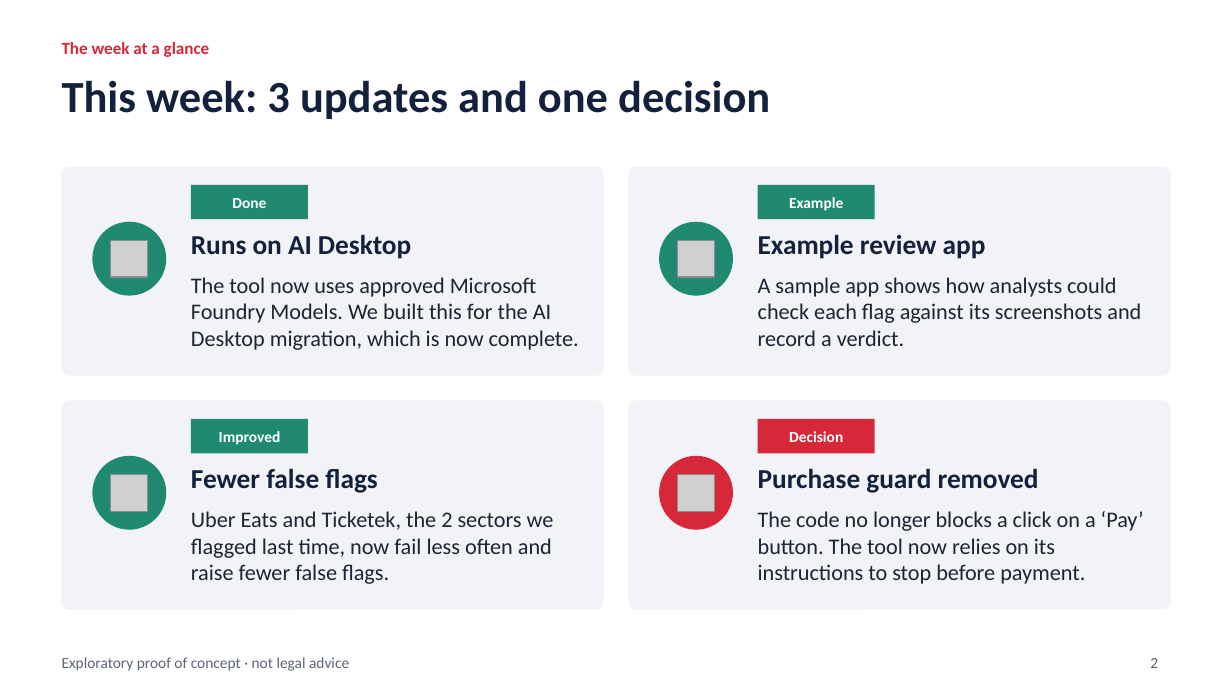
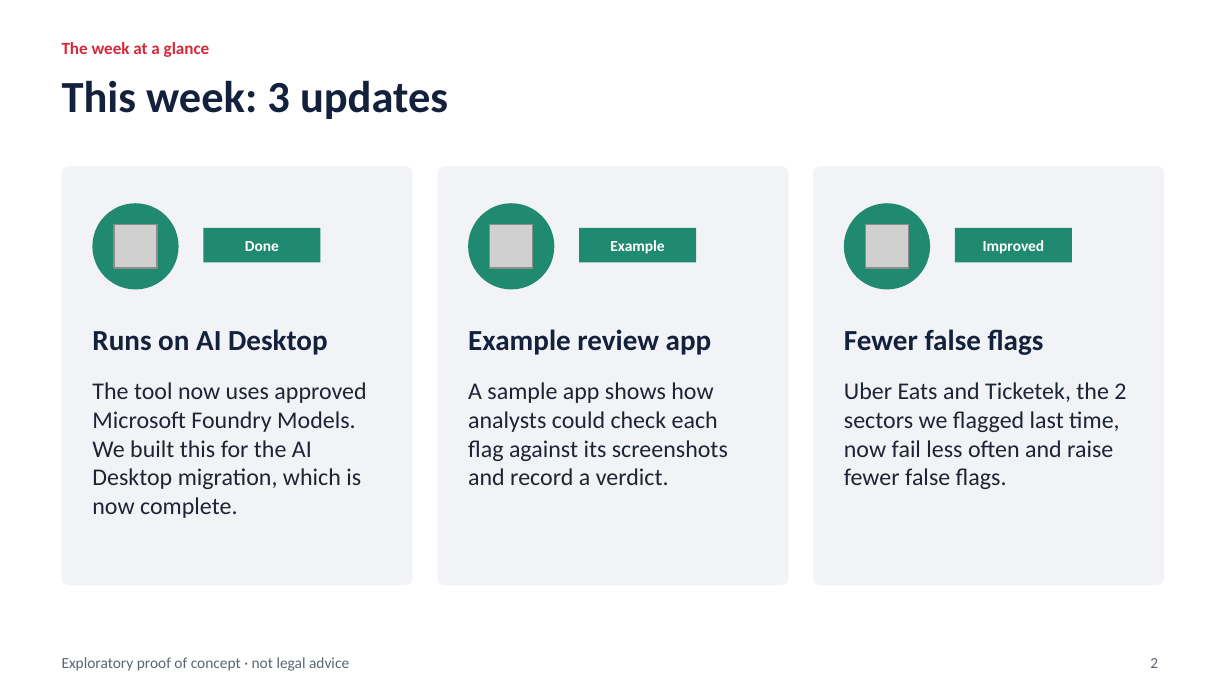
Before and after one commit to roflov2/browser-automation, a slide deck: slide 2 of docs/Drip_Pricing_PoC_update_2026-11-24.pptx. Drawn at 1232x693 pixels with LibreOffice and Linux fonts; fonts in the diff are those of the drawing; grey boxes stand for pictures. Boxes give left, top, right and bottom in pixels: in the first picture for what was removed or moved away, otherwise in the second. Text is boxed around its words. In the diff, an @@ line names an element or a change of style, - is before the commit and + after.

```diff
--- a/docs/Drip_Pricing_PoC_update_2026-11-24.pptx
+++ b/docs/Drip_Pricing_PoC_update_2026-11-24.pptx
@@ title at (62,80,448,119): text changed @@
-This week: 3 updates and one decision
+This week: 3 updates
@@ rounded rectangle: place and size @@
-rounded rectangle at (62,166,604,376)
+rounded rectangle at (62,166,413,585)
@@ rounded rectangle: place and size @@
-rounded rectangle at (628,166,1170,376)
+rounded rectangle at (437,166,788,585)
@@ proportions changed in 3 elements at (62,166,413,585), (437,166,788,585), (813,166,1164,585) @@
@@ rounded rectangle: place and size @@
-rounded rectangle at (62,400,604,610)
+rounded rectangle at (813,166,1164,585)
@@ ellipse: place and size @@
-ellipse at (92,222,166,296)
+ellipse at (92,203,179,290)
@@ ellipse: place and size @@
-ellipse at (659,222,733,296)
+ellipse at (468,203,554,290)
@@ ellipse: place and size @@
-ellipse at (92,456,166,530)
+ellipse at (844,203,930,290)
@@ picture: place and size @@
-picture at (111,240,148,277)
+picture at (115,224,158,267)
@@ rectangle "Done": place and size @@
-rectangle "Done" at (191,185,308,219)
+rectangle "Done" at (203,228,320,262)
@@ picture: place and size @@
-picture at (678,240,715,277)
+picture at (490,224,533,267)
@@ rectangle "Example": place and size @@
-rectangle "Example" at (758,185,875,219)
+rectangle "Example" at (579,228,696,262)
@@ picture: place and size @@
-picture at (111,474,148,511)
+picture at (866,224,909,267)
@@ rectangle "Improved": place and size @@
-rectangle "Improved" at (191,419,308,453)
+rectangle "Improved" at (955,228,1072,262)
@@ text "Runs on AI Desktop": place and size @@
-text "Runs on AI Desktop" at (191,234,411,259)
+text "Runs on AI Desktop" at (92,329,328,355)
@@ text "Example review app": place and size @@
-text "Example review app" at (758,234,986,259)
+text "Example review app" at (468,329,712,355)
@@ size 16 to 17 pt in 3 elements at (92,329,328,355), (468,329,712,355), (844,329,1044,355) @@
@@ text "Fewer false flags": place and size @@
-text "Fewer false flags" at (191,468,377,493)
+text "Fewer false flags" at (844,329,1044,355)
@@ text "The tool now uses approved ...": place and size @@
-text "The tool now uses approved ..." at (191,277,579,350)
+text "The tool now uses approved ..." at (92,382,366,518)
@@ text "A sample app shows how ...": place and size @@
-text "A sample app shows how ..." at (758,277,1141,346)
+text "A sample app shows how ..." at (468,382,728,485)
@@ size 13 to 14 pt in 3 elements at (92,382,366,518), (468,382,728,485), (844,382,1126,489) @@
@@ text "Uber Eats and Ticketek, the ...": place and size @@
-text "Uber Eats and Ticketek, the ..." at (191,511,554,584)
+text "Uber Eats and Ticketek, the ..." at (844,382,1126,489)
@@ rounded rectangle removed at (628,400,1170,610) @@
@@ rectangle removed at (758,419,875,453) @@
-Decision
@@ ellipse removed at (659,456,733,530) @@
@@ picture removed at (678,474,715,511) @@
@@ text removed at (758,468,1039,493) @@
-Purchase guard removed
@@ text removed at (758,511,1144,584) @@
-The code no longer blocks a click on a ‘Pay’ button. The tool now relies on its instructions to stop before payment.
```
Also in this commit, not shown: 1 other slide changed, 3 slides removed.
